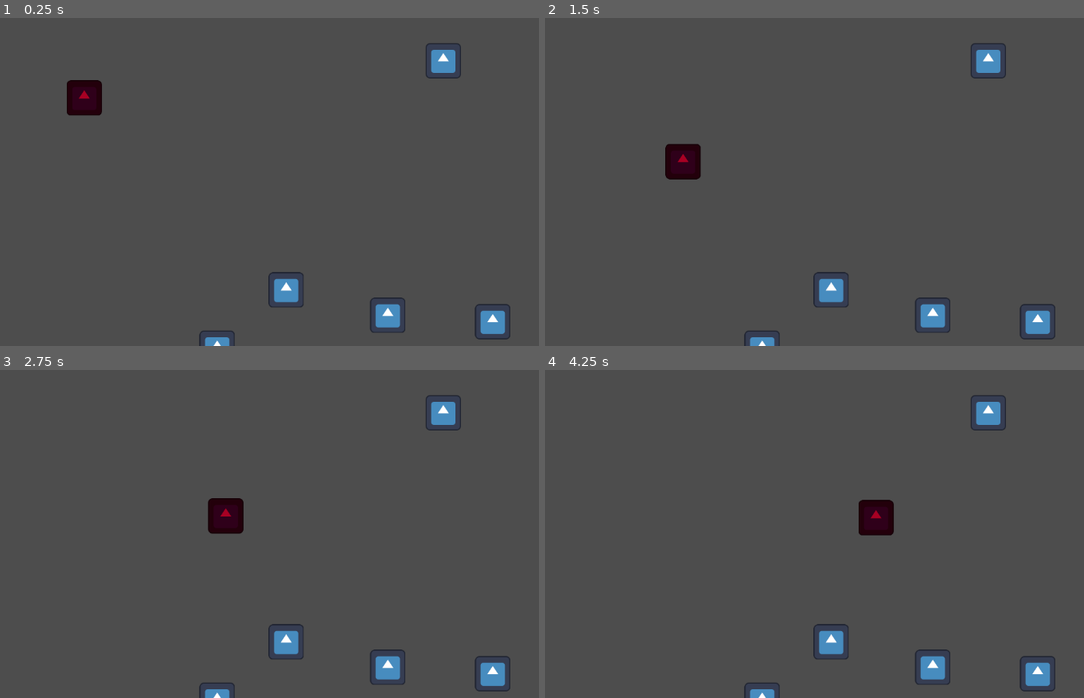
Above: before the commit, frames 1-4 (two rows, left to right).
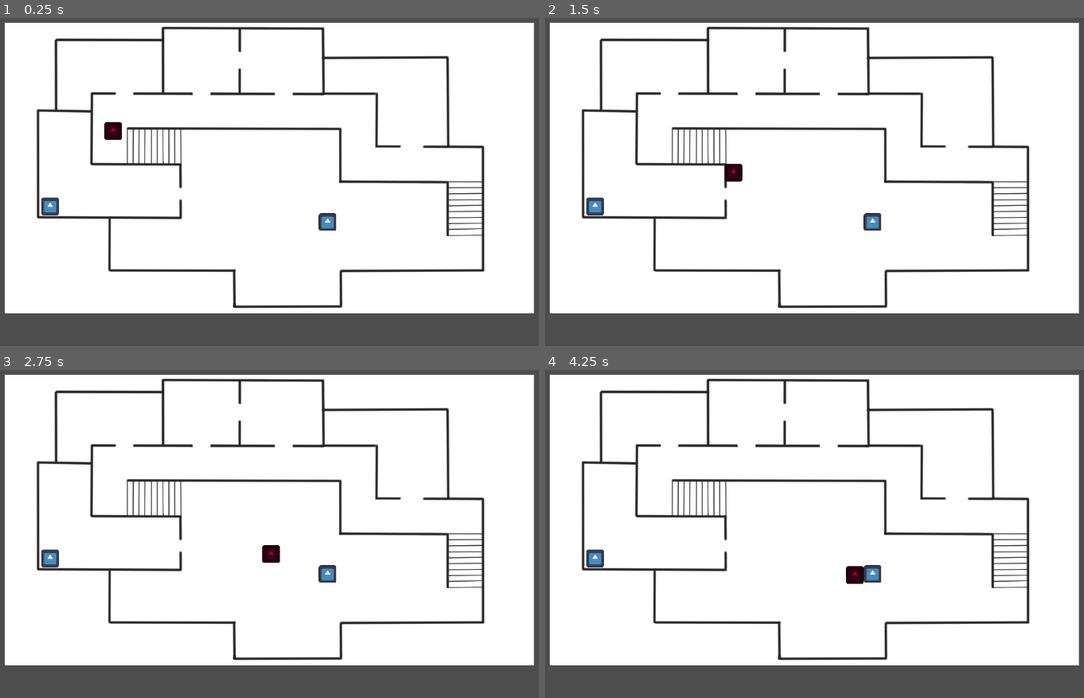
Above: after the commit, the same moments.

Repository: Linkipoo/GodotWildJam56
Game: Godot game, scene res://node_2d.tscn
Same seed, same stepped clock (60 frames per second), same inputs: the game is played once before the commit and once after it. The engine's default icon, where the game draws it, is replaced by a stand-in: a white triangle on a blue panel in a dark square.
Inputs (mouse positions are in pixels of both pictures, inside the frame that each line leads up to):
- Up to frame 1 (0.25 s): no input
- Up to frame 2 (1.5 s): move the mouse to (949, 149) at 0.52 s; move the mouse to (685, 185) at 1.27 s
- Up to frame 3 (2.75 s): move the mouse to (328, 442) at 2.02 s
- Up to frame 4 (4.25 s): move the mouse to (776, 589) at 2.77 s; move the mouse to (1003, 573) at 3.52 s

The runs differ from the first frame. In frame 1, 87% of the frame differs, in the area x 0-100%, y 1-100%; in frame 2, 87%; in frame 3, 87%; in frame 4, 87%.

Commit message:
Added Layout
Inserted the layout of the level, and began working on putting collision boxes over the walls
Also made prefabs for and resized both enemies and crates

Diff:
--- /dev/null
+++ b/Demo/Crate.tscn
@@ -0,0 +1,33 @@
+[gd_scene load_steps=3 format=3 uid="uid://ckebybnrrpg8i"]
+
+[ext_resource type="Texture2D" uid="uid://forgtjyjf2lh" path="res://icon.svg" id="1_yexbr"]
+
+[sub_resource type="GDScript" id="GDScript_h2uiw"]
+script/source = "extends RigidBody2D
+
+@export var Health := 5.0
+
+func TakeDamage(Amt:float):
+	Health -= Amt
+	if Health <= 0.0:
+		Die()
+
+func Die():
+	print(\"CRATE SMASHED\")
+	queue_free()
+"
+
+[node name="Crate2" type="RigidBody2D" groups=["Damageable"]]
+position = Vector2(38, 331)
+gravity_scale = 0.0
+script = SubResource("GDScript_h2uiw")
+
+[node name="Icon" type="Sprite2D" parent="."]
+scale = Vector2(0.5, 0.5)
+texture = ExtResource("1_yexbr")
+metadata/_edit_lock_ = true
+
+[node name="CollisionPolygon2D" type="CollisionPolygon2D" parent="."]
+scale = Vector2(0.45, 0.45)
+polygon = PackedVector2Array(64, -60.8, 64, 59, 59.6, 64, -60.1, 64, -64, 60.7, -64, -59, -59, -63.8, 59.1, -64)
+metadata/_edit_lock_ = true
--- /dev/null
+++ b/Demo/Enemy.tscn
@@ -0,0 +1,37 @@
+[gd_scene load_steps=3 format=3 uid="uid://dusa4tsy4pf4h"]
+
+[ext_resource type="Texture2D" uid="uid://forgtjyjf2lh" path="res://icon.svg" id="1_c3bh4"]
+
+[sub_resource type="GDScript" id="GDScript_cjlrm"]
+script/source = "extends CharacterBody2D
+var Speed = 250
+
+
+func _physics_process(delta):
+	velocity = velocity.normalized() * Speed
+	move_and_slide()
+	$NavigationAgent2D.target_position = get_parent().get_node(\"Player\").global_position
+	if not $NavigationAgent2D.is_navigation_finished():
+		var movement_delta = Speed * delta
+		var current_agent_position = global_position
+		var next_path_position = $NavigationAgent2D.get_next_path_position()
+		velocity = (next_path_position - current_agent_position).normalized() * movement_delta
+		move_and_slide()
+"
+
+[node name="Enemy" type="CharacterBody2D"]
+position = Vector2(-687, -297)
+script = SubResource("GDScript_cjlrm")
+
+[node name="Icon" type="Sprite2D" parent="."]
+modulate = Color(0.658824, 0, 0.137255, 1)
+scale = Vector2(0.5, 0.5)
+texture = ExtResource("1_c3bh4")
+metadata/_edit_lock_ = true
+
+[node name="CollisionPolygon2D" type="CollisionPolygon2D" parent="."]
+scale = Vector2(0.5, 0.5)
+polygon = PackedVector2Array(64, -60.8, 64, 59, 59.6, 64, -60.1, 64, -64, 60.7, -64, -59, -59, -63.8, 59.1, -64)
+metadata/_edit_lock_ = true
+
+[node name="NavigationAgent2D" type="NavigationAgent2D" parent="."]
--- a/Demo/node_2d.tscn
+++ b/Demo/node_2d.tscn
@@ -1,6 +1,9 @@
-[gd_scene load_steps=7 format=3 uid="uid://b1j0i7mhm1g8i"]
+[gd_scene load_steps=9 format=3 uid="uid://b1j0i7mhm1g8i"]
 
 [ext_resource type="Texture2D" uid="uid://forgtjyjf2lh" path="res://icon.svg" id="1_61qna"]
+[ext_resource type="Texture2D" uid="uid://dq1lc504k0g1l" path="res://Sprites/layout.png" id="1_ia7dp"]
+[ext_resource type="PackedScene" uid="uid://ckebybnrrpg8i" path="res://Crate.tscn" id="3_2q86o"]
+[ext_resource type="PackedScene" uid="uid://dusa4tsy4pf4h" path="res://Enemy.tscn" id="3_14ico"]
 
 [sub_resource type="NavigationPolygon" id="NavigationPolygon_j4qwq"]
 vertices = PackedVector2Array(949, -424, 1276, -427, 1276, 394, 952, 47, -384, 406, 602, 50, 245, -379, 596, -385, 248, 47, -39, 47, -381, -358, -48, -358)
@@ -71,23 +74,6 @@
 
 "
 
-[sub_resource type="GDScript" id="GDScript_cjlrm"]
-script/source = "extends CharacterBody2D
-var Speed = 250
-
-
-func _physics_process(delta):
-	velocity = velocity.normalized() * Speed
-	move_and_slide()
-	$NavigationAgent2D.target_position = get_parent().get_node(\"Player\").global_position
-	if not $NavigationAgent2D.is_navigation_finished():
-		var movement_delta = Speed * delta
-		var current_agent_position = global_position
-		var next_path_position = $NavigationAgent2D.get_next_path_position()
-		velocity = (next_path_position - current_agent_position).normalized() * movement_delta
-		move_and_slide()
-"
-
 [sub_resource type="GDScript" id="GDScript_xeupk"]
 script/source = "extends Camera2D
 
@@ -141,160 +127,60 @@
 	return(Vector2(ShakeNoise.get_noise_2d(1,NoiseOffset),ShakeNoise.get_noise_2d(100,NoiseOffset)) *ShakeStrength)
 "
 
-[sub_resource type="GDScript" id="GDScript_h2uiw"]
-script/source = "extends RigidBody2D
-
-@export var Health := 5.0
-
-func TakeDamage(Amt:float):
-	Health -= Amt
-	if Health <= 0.0:
-		Die()
-
-func Die():
-	print(\"CRATE SMASHED\")
-	queue_free()
-"
+[sub_resource type="RectangleShape2D" id="RectangleShape2D_8yhq6"]
+size = Vector2(8.5, 8.5)
 
 [node name="Node2D" type="Node2D"]
 
+[node name="Layout" type="Sprite2D" parent="."]
+position = Vector2(14, 3)
+scale = Vector2(1.51, 1.51)
+texture = ExtResource("1_ia7dp")
+
 [node name="NavigationRegion2D" type="NavigationRegion2D" parent="."]
-position = Vector2(-455, -54)
+visible = false
+position = Vector2(-399, -77)
 navigation_polygon = SubResource("NavigationPolygon_j4qwq")
 
 [node name="Player" type="CharacterBody2D" parent="."]
-position = Vector2(644, -386)
+position = Vector2(225, 199)
 script = SubResource("GDScript_ldhnj")
 Speed = 600.0
 
 [node name="Icon" type="Sprite2D" parent="Player"]
+scale = Vector2(0.5, 0.5)
 texture = ExtResource("1_61qna")
 metadata/_edit_lock_ = true
 
 [node name="CollisionPolygon2D" type="CollisionPolygon2D" parent="Player"]
+scale = Vector2(0.5, 0.5)
 polygon = PackedVector2Array(64, -60.8, 64, 59, 59.6, 64, -60.1, 64, -64, 60.7, -64, -59, -59, -63.8, 59.1, -64)
 metadata/_edit_lock_ = true
 
-[node name="Enemy" type="CharacterBody2D" parent="."]
-position = Vector2(-687, -297)
-script = SubResource("GDScript_cjlrm")
-
-[node name="Icon" type="Sprite2D" parent="Enemy"]
-modulate = Color(0.658824, 0, 0.137255, 1)
-texture = ExtResource("1_61qna")
-metadata/_edit_lock_ = true
-
-[node name="CollisionPolygon2D" type="CollisionPolygon2D" parent="Enemy"]
-polygon = PackedVector2Array(64, -60.8, 64, 59, 59.6, 64, -60.1, 64, -64, 60.7, -64, -59, -59, -63.8, 59.1, -64)
-metadata/_edit_lock_ = true
-
-[node name="NavigationAgent2D" type="NavigationAgent2D" parent="Enemy"]
+[node name="Enemy" parent="." instance=ExtResource("3_14ico")]
+position = Vector2(-593, -168)
 
 [node name="Camera2D" type="Camera2D" parent="."]
 zoom = Vector2(0.5, 0.5)
 script = SubResource("GDScript_xeupk")
 metadata/_edit_lock_ = true
 
-[node name="Crate" type="RigidBody2D" parent="." groups=["Damageable"]]
-position = Vector2(443, 537)
-gravity_scale = 0.0
-script = SubResource("GDScript_h2uiw")
+[node name="Crate2" parent="." instance=ExtResource("3_2q86o")]
+position = Vector2(-780, 142)
 
-[node name="Icon" type="Sprite2D" parent="Crate"]
-texture = ExtResource("1_61qna")
-metadata/_edit_lock_ = true
+[node name="StaticBody2D" type="StaticBody2D" parent="."]
 
-[node name="CollisionPolygon2D" type="CollisionPolygon2D" parent="Crate"]
-polygon = PackedVector2Array(64, -60.8, 64, 59, 59.6, 64, -60.1, 64, -64, 60.7, -64, -59, -59, -63.8, 59.1, -64)
-metadata/_edit_lock_ = true
+[node name="CollisionShape2D" type="CollisionShape2D" parent="StaticBody2D"]
+position = Vector2(270.25, -44)
+scale = Vector2(1, 23.388)
+shape = SubResource("RectangleShape2D_8yhq6")
 
-[node name="Crate2" type="RigidBody2D" parent="." groups=["Damageable"]]
-position = Vector2(75, 445)
-gravity_scale = 0.0
-script = SubResource("GDScript_h2uiw")
+[node name="CollisionShape2D2" type="CollisionShape2D" parent="StaticBody2D"]
+position = Vector2(402, -171)
+scale = Vector2(1, 23.388)
+shape = SubResource("RectangleShape2D_8yhq6")
 
-[node name="Icon" type="Sprite2D" parent="Crate2"]
-texture = ExtResource("1_61qna")
-metadata/_edit_lock_ = true
-
-[node name="CollisionPolygon2D" type="CollisionPolygon2D" parent="Crate2"]
-polygon = PackedVector2Array(64, -60.8, 64, 59, 59.6, 64, -60.1, 64, -64, 60.7, -64, -59, -59, -63.8, 59.1, -64)
-metadata/_edit_lock_ = true
-
-[node name="Crate3" type="RigidBody2D" parent="." groups=["Damageable"]]
-position = Vector2(145, 852)
-gravity_scale = 0.0
-script = SubResource("GDScript_h2uiw")
-
-[node name="Icon" type="Sprite2D" parent="Crate3"]
-texture = ExtResource("1_61qna")
-metadata/_edit_lock_ = true
-
-[node name="CollisionPolygon2D" type="CollisionPolygon2D" parent="Crate3"]
-polygon = PackedVector2Array(64, -60.8, 64, 59, 59.6, 64, -60.1, 64, -64, 60.7, -64, -59, -59, -63.8, 59.1, -64)
-metadata/_edit_lock_ = true
-
-[node name="Crate4" type="RigidBody2D" parent="." groups=["Damageable"]]
-position = Vector2(-175, 656)
-gravity_scale = 0.0
-script = SubResource("GDScript_h2uiw")
-
-[node name="Icon" type="Sprite2D" parent="Crate4"]
-texture = ExtResource("1_61qna")
-metadata/_edit_lock_ = true
-
-[node name="CollisionPolygon2D" type="CollisionPolygon2D" parent="Crate4"]
-polygon = PackedVector2Array(64, -60.8, 64, 59, 59.6, 64, -60.1, 64, -64, 60.7, -64, -59, -59, -63.8, 59.1, -64)
-metadata/_edit_lock_ = true
-
-[node name="Crate5" type="RigidBody2D" parent="." groups=["Damageable"]]
-position = Vector2(-469, 901)
-gravity_scale = 0.0
-script = SubResource("GDScript_h2uiw")
-
-[node name="Icon" type="Sprite2D" parent="Crate5"]
-texture = ExtResource("1_61qna")
-metadata/_edit_lock_ = true
-
-[node name="CollisionPolygon2D" type="CollisionPolygon2D" parent="Crate5"]
-polygon = PackedVector2Array(64, -60.8, 64, 59, 59.6, 64, -60.1, 64, -64, 60.7, -64, -59, -59, -63.8, 59.1, -64)
-metadata/_edit_lock_ = true
-
-[node name="Crate6" type="RigidBody2D" parent="." groups=["Damageable"]]
-position = Vector2(770, 867)
-gravity_scale = 0.0
-script = SubResource("GDScript_h2uiw")
-
-[node name="Icon" type="Sprite2D" parent="Crate6"]
-texture = ExtResource("1_61qna")
-metadata/_edit_lock_ = true
-
-[node name="CollisionPolygon2D" type="CollisionPolygon2D" parent="Crate6"]
-polygon = PackedVector2Array(64, -60.8, 64, 59, 59.6, 64, -60.1, 64, -64, 60.7, -64, -59, -59, -63.8, 59.1, -64)
-metadata/_edit_lock_ = true
-
-[node name="Crate7" type="RigidBody2D" parent="." groups=["Damageable"]]
-position = Vector2(388, 873)
-gravity_scale = 0.0
-script = SubResource("GDScript_h2uiw")
-
-[node name="Icon" type="Sprite2D" parent="Crate7"]
-texture = ExtResource("1_61qna")
-metadata/_edit_lock_ = true
-
-[node name="CollisionPolygon2D" type="CollisionPolygon2D" parent="Crate7"]
-polygon = PackedVector2Array(64, -60.8, 64, 59, 59.6, 64, -60.1, 64, -64, 60.7, -64, -59, -59, -63.8, 59.1, -64)
-metadata/_edit_lock_ = true
-
-[node name="Crate8" type="RigidBody2D" parent="." groups=["Damageable"]]
-position = Vector2(823, 560)
-gravity_scale = 0.0
-script = SubResource("GDScript_h2uiw")
-
-[node name="Icon" type="Sprite2D" parent="Crate8"]
-texture = ExtResource("1_61qna")
-metadata/_edit_lock_ = true
-
-[node name="CollisionPolygon2D" type="CollisionPolygon2D" parent="Crate8"]
-polygon = PackedVector2Array(64, -60.8, 64, 59, 59.6, 64, -60.1, 64, -64, 60.7, -64, -59, -59, -63.8, 59.1, -64)
-metadata/_edit_lock_ = true
+[node name="CollisionShape2D3" type="CollisionShape2D" parent="StaticBody2D"]
+position = Vector2(661, -236)
+scale = Vector2(1, 38.947)
+shape = SubResource("RectangleShape2D_8yhq6")
Binary file added: Demo/Sprites/layout.png
Not shown, added: Demo/Sprites/layout.png.import
